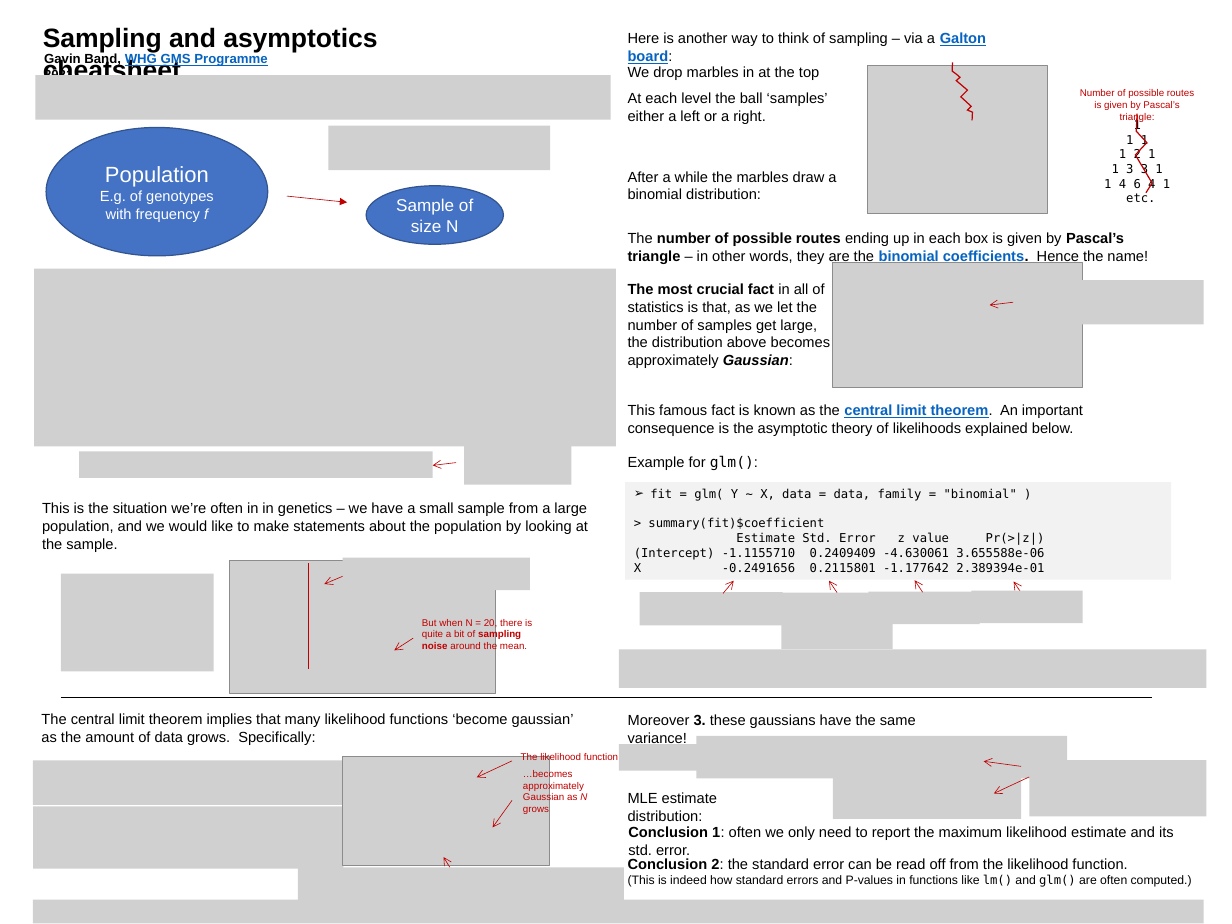
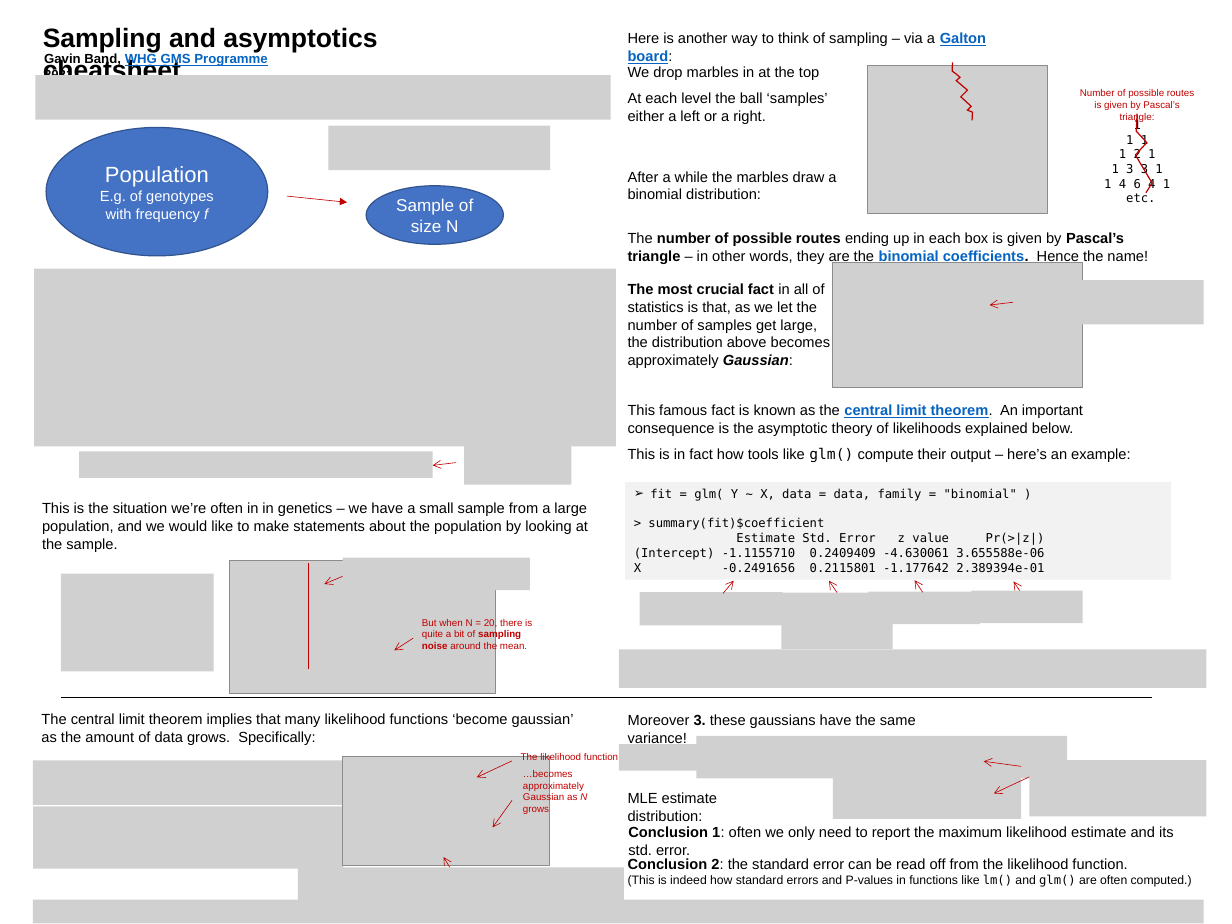
Before and after one commit to whg-training/statistics-course, a slide deck: slide 1 of Statistical_modelling/Introduction/notes/Sampling and asymptotics cheatsheet.pptx. Drawn at 1232x924 pixels with LibreOffice and Linux fonts; fonts in the diff are those of the drawing; grey boxes stand for pictures. Boxes give left, top, right and bottom in pixels: in the first picture for what was removed or moved away, otherwise in the second. Text is boxed around its words. In the diff, an @@ line names an element or a change of style, - is before the commit and + after.

```diff
--- a/Statistical_modelling/Introduction/notes/Sampling and asymptotics cheatsheet.pptx
+++ b/Statistical_modelling/Introduction/notes/Sampling and asymptotics cheatsheet.pptx
@@ text at (x1=628, y1=447, x2=1130, y2=462): paragraph added @@
+This is in fact how tools like glm() compute their output – here’s an example:
@@ text removed at (x1=628, y1=455, x2=758, y2=470) @@
-Example for glm():
```
Also in this commit, not shown: 1 other file.
